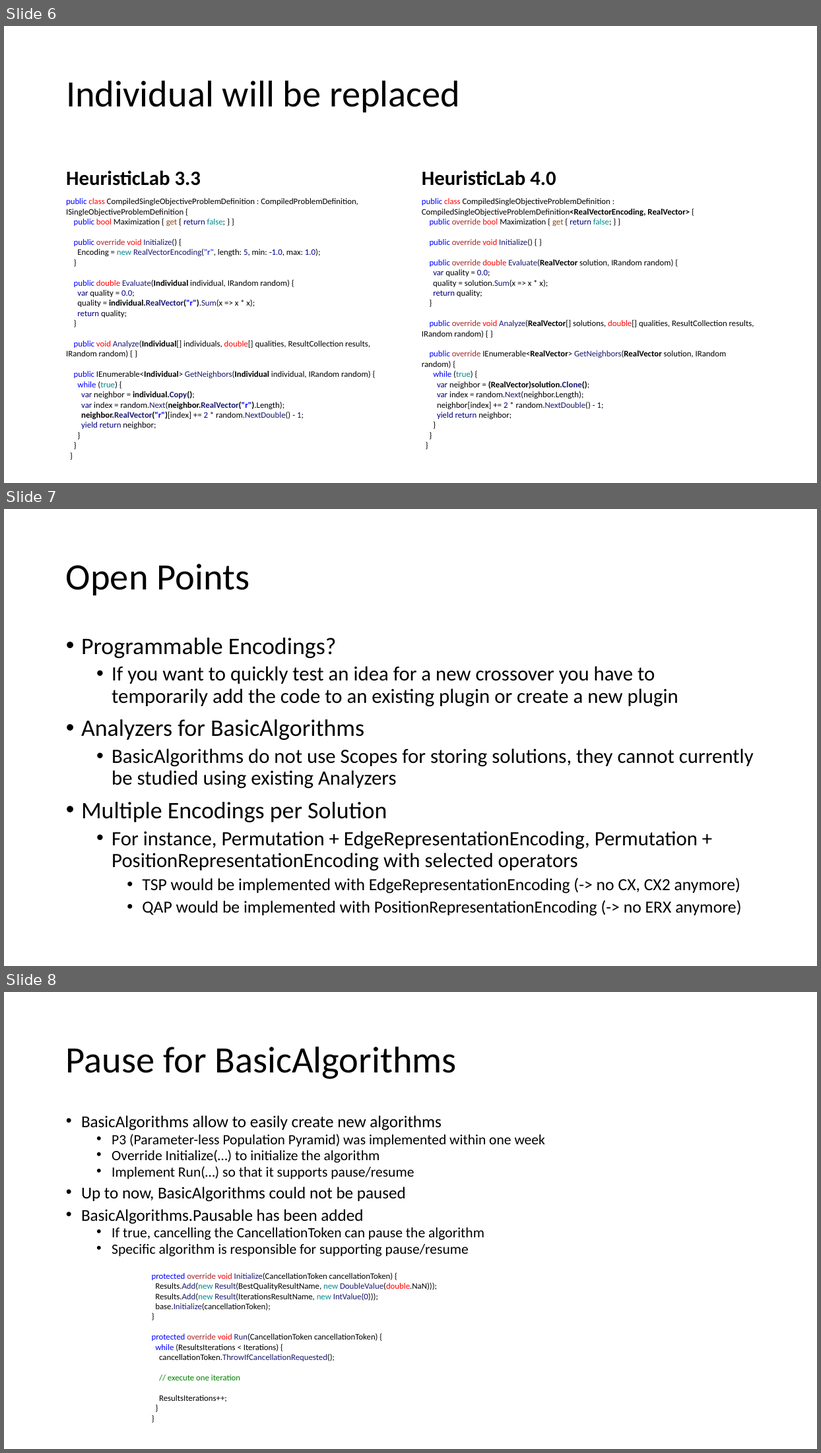
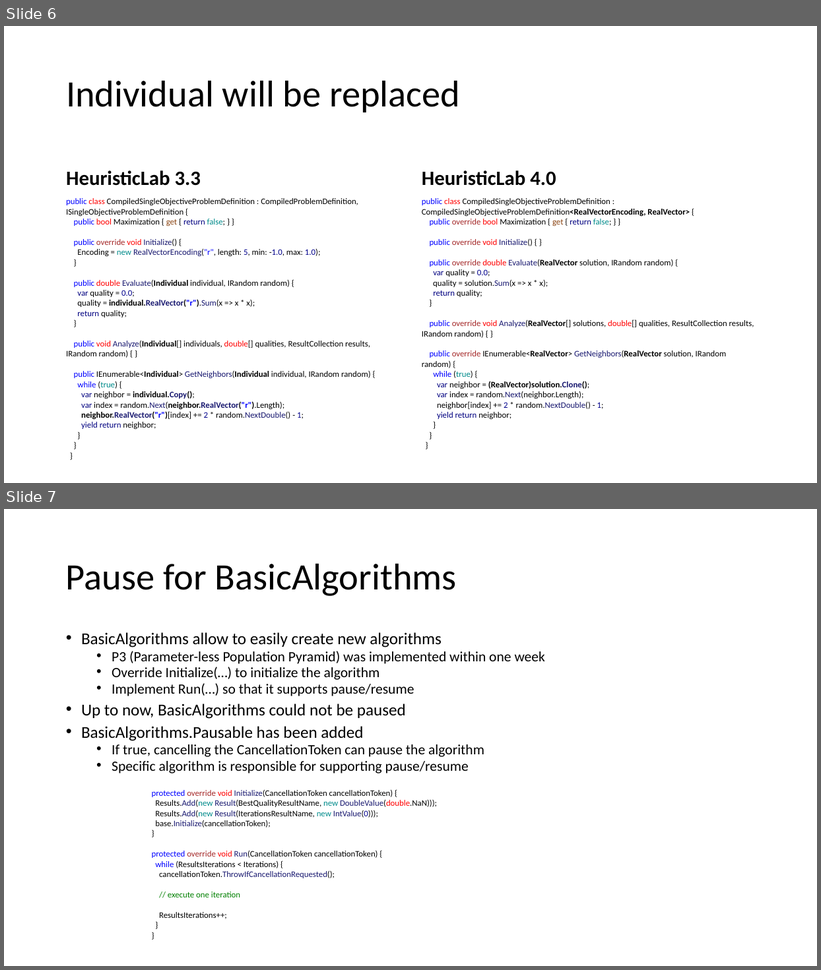
Before and after one commit to heal-research/HeuristicLab, a slide deck: documentation/HeuristicLab 4.0.pptx. Shown one above the other, each under a label of ours: slides 6, 7 and 8 before the commit, slides 6 and 7 after it. The pictures are 821x1453 and 821x970 pixels, drawn with LibreOffice and Linux fonts; fonts in the diff are those of the drawing. Boxes give left, top, right and bottom in pixels: in the first picture for what was removed or moved away, otherwise in the second. Text is boxed around its words. In the diff, an @@ line names an element or a change of style, - is before the commit and + after.

```diff
--- a/documentation/HeuristicLab 4.0.pptx
+++ b/documentation/HeuristicLab 4.0.pptx
@@ slide 7 removed at (4, 509, 817, 966), background #FFFFFF @@
@@ title removed at (66, 564, 250, 595) @@
-Open Points
@@ text removed at (81, 638, 754, 916) @@
-• Programmable Encodings?
-  • If you want to quickly test an idea for a new crossover you have to temporarily add the code to an existing plugin or create a new plugin
-• Analyzers for BasicAlgorithms
-  • BasicAlgorithms do not use Scopes for storing solutions, they cannot currently be studied using existing Analyzers
-• Multiple Encodings per Solution
-  • For instance, Permutation + EdgeRepresentationEncoding, Permutation + PositionRepresentationEncoding with selected operators
-    • TSP would be implemented with EdgeRepresentationEncoding (-> no CX, CX2 anymore)
-    • QAP would be implemented with PositionRepresentationEncoding (-> no ERX anymore)
@@ what was slide 8 is now slide 7 @@
```
Also in this commit, not shown: 2 slides changed.
